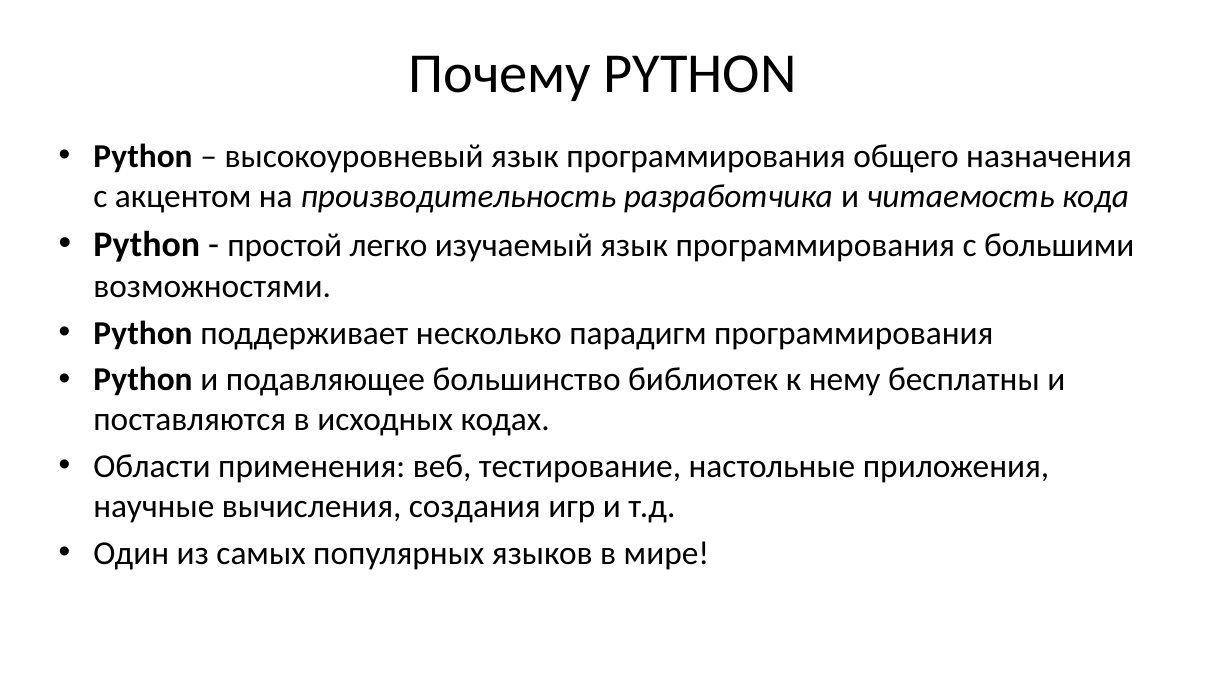
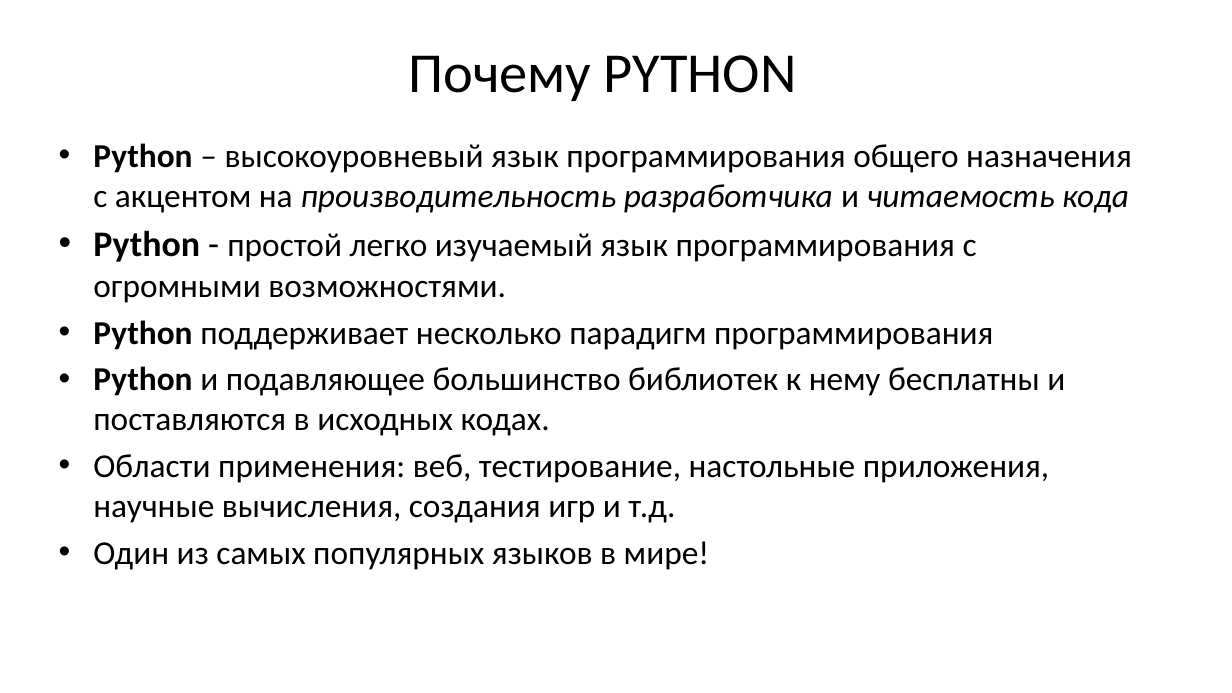
Before and after one commit to maxchv/LearnPython, a slide deck: slide 4 of webminar.pptx. Drawn at 1232x693 pixels with LibreOffice and Linux fonts; fonts in the diff are those of the drawing. Boxes give left, top, right and bottom in pixels: in the first picture for what was removed or moved away, otherwise in the second. Text is boxed around its words. In the diff, an @@ line names an element or a change of style, - is before the commit and + after.

```diff
--- a/webminar.pptx
+++ b/webminar.pptx
@@ text at box(93, 230, 977, 303): text changed @@
-• Python - простой легко изучаемый язык программирования с большими возможностями.
+• Python - простой легко изучаемый язык программирования с огромными возможностями.
```
Also in this commit, not shown: 8 other slides changed, 5 slides added, 1 slide removed.
